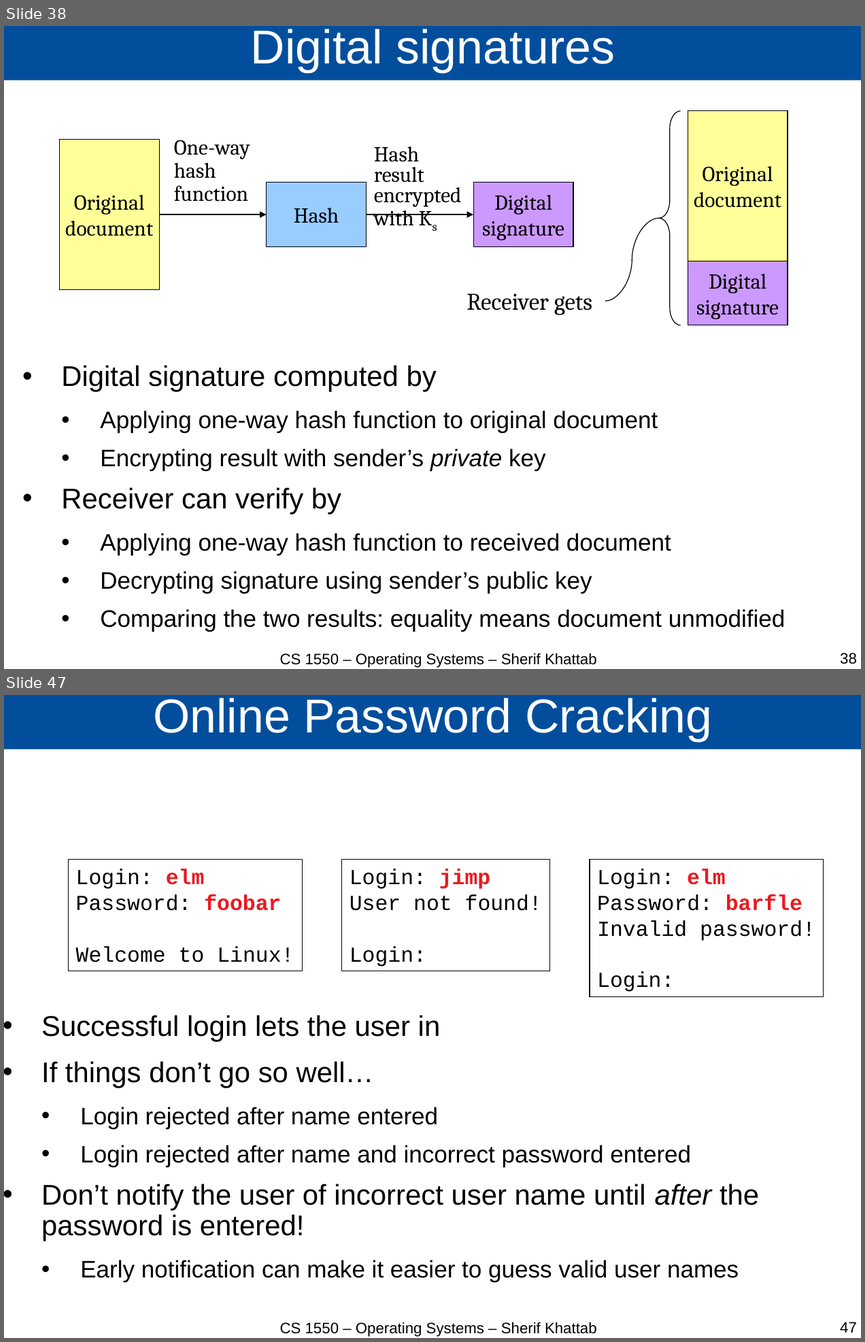
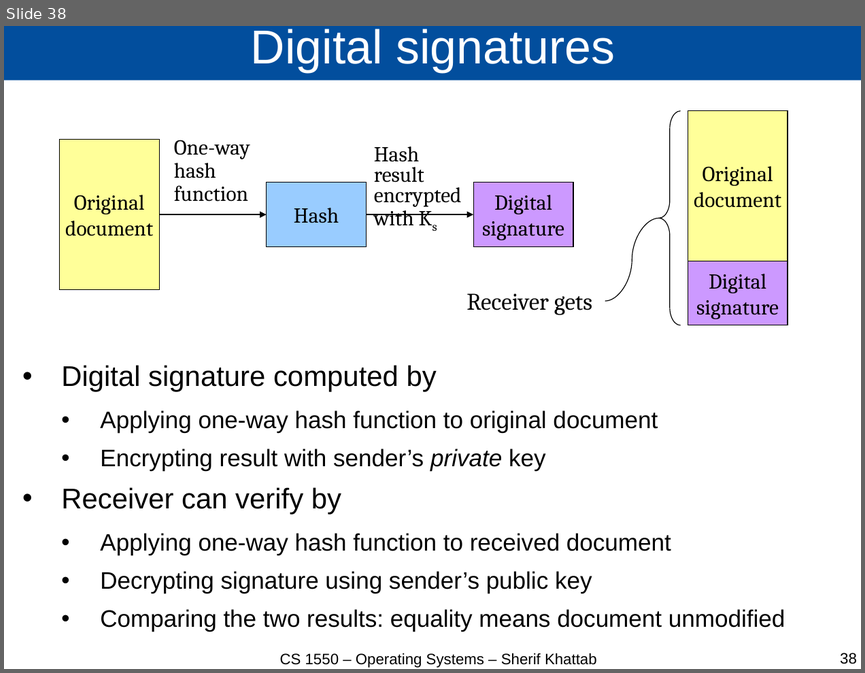
Before and after one commit to cs1550-2244/cs1550-code-handouts, a slide deck: DraftSlides/Lecture26.pptx. Shown one above the other, each under a label of ours: slides 38 and 47 before the commit, slide 38 after it; the slides between them are not shown. The pictures are 865x1342 and 865x673 pixels, drawn with LibreOffice and Linux fonts; fonts in the diff are those of the drawing. Boxes give left, top, right and bottom in pixels: in the first picture for what was removed or moved away, otherwise in the second. Text is boxed around its words. In the diff, an @@ line names an element or a change of style, - is before the commit and + after.

```diff
--- a/DraftSlides/Lecture26.pptx
+++ b/DraftSlides/Lecture26.pptx
@@ slide 47 removed at bbox=[4, 695, 861, 1338], background #FFFFFF @@
@@ title removed at bbox=[4, 695, 861, 749] @@
-Online Password Cracking
@@ rectangle removed at bbox=[69, 859, 303, 971] @@
-Login: elm
-Password: foobar
-Welcome to Linux!
@@ rectangle removed at bbox=[341, 859, 550, 971] @@
-Login: jimp
-User not found!
-Login:
@@ rectangle removed at bbox=[589, 859, 823, 997] @@
-Login: elm
-Password: barfle
-Invalid password!
-Login:
@@ text removed at bbox=[41, 1015, 759, 1282] @@
-• Successful login lets the user in
-• If things don’t go so well…
-  • Login rejected after name entered
-  • Login rejected after name and incorrect password entered
-• Don’t notify the user of incorrect user name until after the password is entered!
-  • Early notification can make it easier to guess valid user names
@@ text removed at bbox=[280, 1322, 597, 1336] @@
-CS 1550 – Operating Systems – Sherif Khattab
@@ page number removed at bbox=[840, 1321, 857, 1332] @@
-47
```
Also in this commit, not shown: 24 other slides removed, 2 other files.
